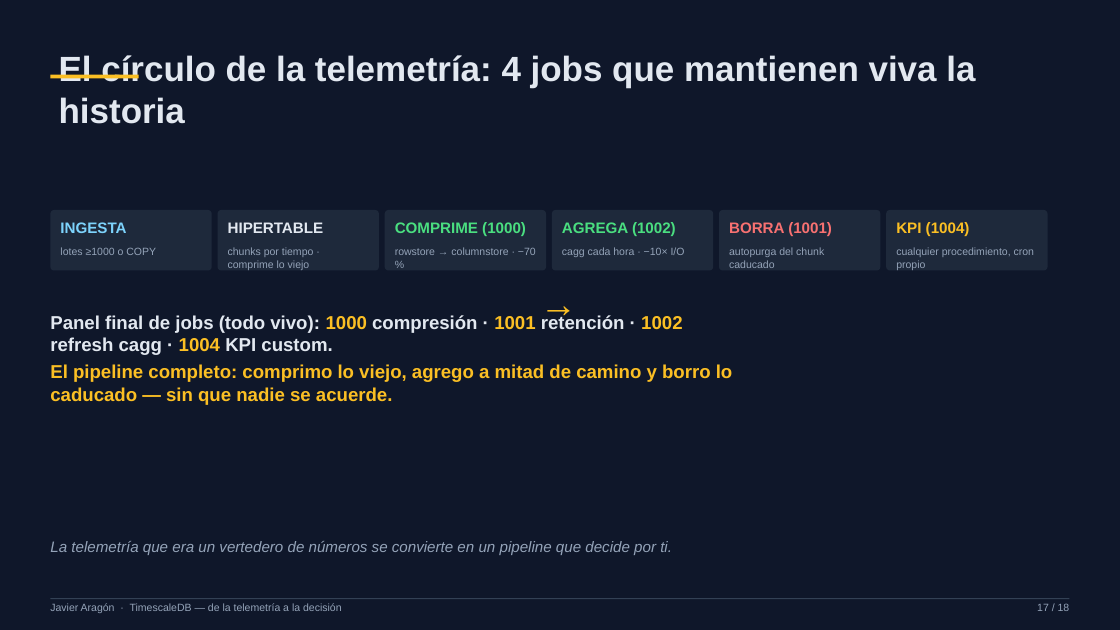
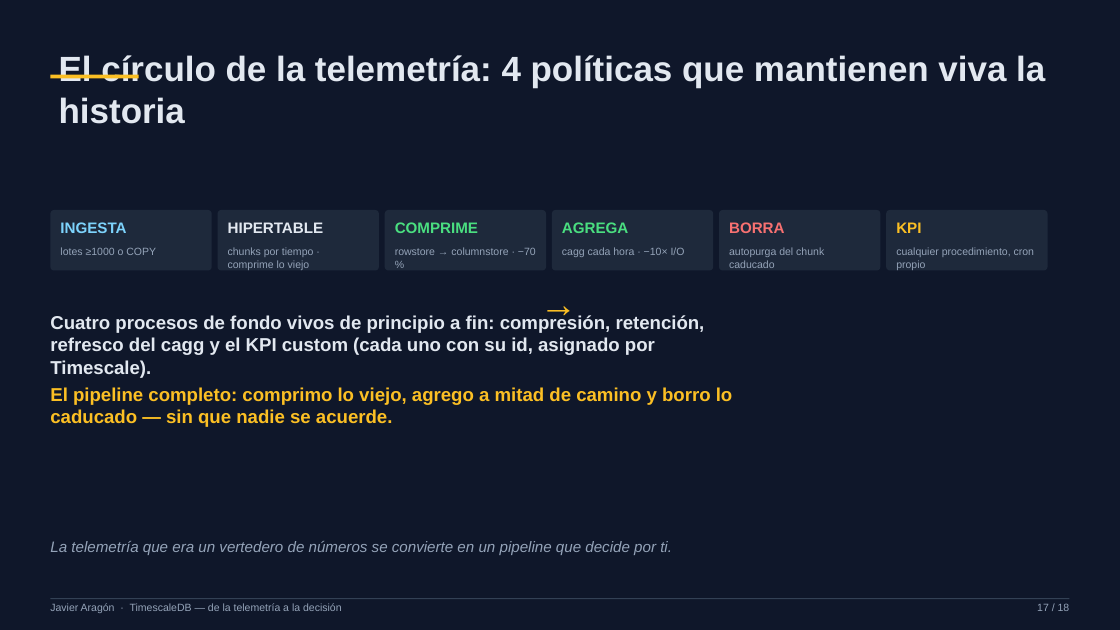
Before and after one commit to xavipuerto/autometrics-demo, a slide deck: slide 17 of presentacion/TimescaleDB-PPT-Javier.pptx. Drawn at 1120x630 pixels with LibreOffice and Linux fonts; fonts in the diff are those of the drawing. Boxes give left, top, right and bottom in pixels: in the first picture for what was removed or moved away, otherwise in the second. Text is boxed around its words. In the diff, an @@ line names an element or a change of style, - is before the commit and + after.

Commit message:
PPT: quitar ids de jobs (1000/1001/1002/1004) y hablar de politicas/procesos

```diff
--- a/presentacion/TimescaleDB-PPT-Javier.pptx
+++ b/presentacion/TimescaleDB-PPT-Javier.pptx
@@ text at (59, 55, 1045, 87): text changed @@
-El círculo de la telemetría: 4 jobs que mantienen viva la historia
+El círculo de la telemetría: 4 políticas que mantienen viva la historia
@@ text at (395, 222, 478, 233): text changed @@
-COMPRIME (1000)
+COMPRIME
@@ text at (562, 222, 628, 233): text changed @@
-AGREGA (1002)
+AGREGA
@@ text at (729, 222, 785, 233): text changed @@
-BORRA (1001)
+BORRA
@@ text at (896, 222, 921, 233): text changed @@
-KPI (1004)
+KPI
@@ text at (50, 315, 705, 378): text changed @@
-Panel final de jobs (todo vivo): 1000 compresión · 1001 retención · 1002 refresh cagg · 1004 KPI custom.
+Cuatro procesos de fondo vivos de principio a fin: compresión, retención, refresco del cagg y el KPI custom (cada uno con su id, asignado por Timescale).
```
Also in this commit, not shown: 6 other slides changed, 1 other file.
